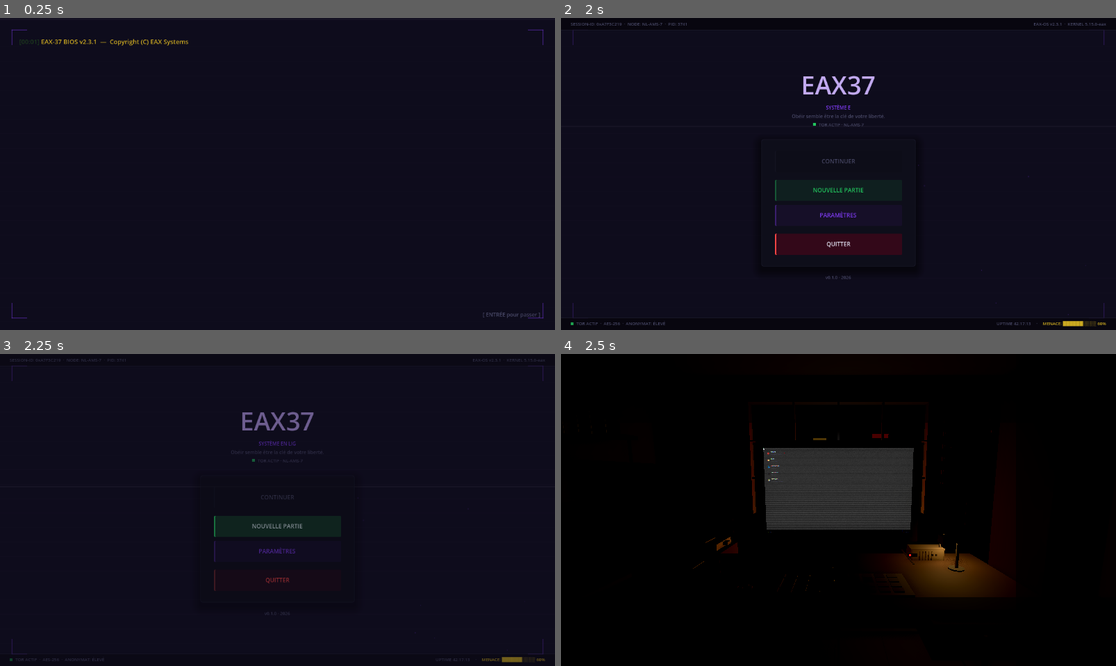
Above: before the commit, frames 1-4 (two rows, left to right).
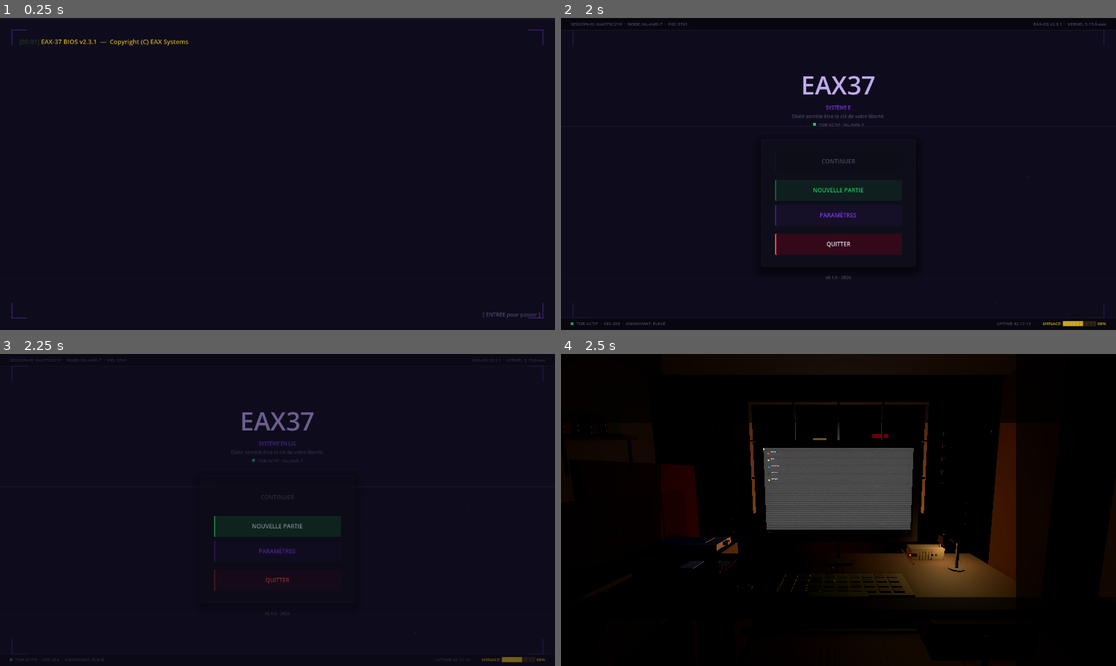
Above: after the commit, the same moments.

Repository: Nuzzload/eax37
Game: Godot game, scene res://ui/main_menu/MainMenu.tscn
Two runs of this game, one before a commit and one after it. Both use one fixed random seed, a clock stepped at 60 frames per second and the inputs below.
Inputs (mouse positions are in pixels of both pictures, inside the frame that each line leads up to):
- Up to frame 1 (0.25 s): no input
- Up to frame 2 (2 s): tap Enter at 0.5, 0.6 s; move the mouse to (960, 158) at 0.52 s; hold Up 0.53-1.25 s; click (960, 158) at 0.67 s; tap Space at 1.25 s; drag from (727, 189) to (810, 236) at 1.27 s
- Up to frame 3 (2.25 s): click "NOUVELLE PARTIE" at 2 s
- Up to frame 4 (2.5 s): no input

Frames 1-3 are identical in both runs. In frame 4, 14% of the frame differs, in the area x 18-82%, y 22-78%.

Commit message:
room cool

Diff:
--- a/room_scene.gd
+++ b/room_scene.gd
@@ -99,8 +99,8 @@
 
 	# Lumière ambiante quasiment nulle → contraste extrême
 	env.ambient_light_source = Environment.AMBIENT_SOURCE_COLOR
-	env.ambient_light_color  = Color(0.04, 0.04, 0.05)
-	env.ambient_light_energy = 0.4
+	env.ambient_light_color  = Color(0.08, 0.07, 0.06)
+	env.ambient_light_energy = 1.2
 
 	# ── Fog volumétrique ──────────────────────────────────────────────────────
 	env.volumetric_fog_enabled      = true
@@ -133,8 +133,8 @@
 	# ── SSAO agressif → coins très sombres ────────────────────────────────────
 	env.ssao_enabled   = true
 	env.ssao_radius    = 1.8
-	env.ssao_intensity = 3.5
-	env.ssao_power     = 1.5
+	env.ssao_intensity = 2.5
+	env.ssao_power     = 1.2
 
 	# ── SSIL ─────────────────────────────────────────────────────────────────
 	env.ssil_enabled   = true
@@ -143,9 +143,9 @@
 
 	# ── Correction colorimétrique ─────────────────────────────────────────────
 	env.adjustment_enabled    = true
-	env.adjustment_brightness = 0.80     # plus sombre
-	env.adjustment_contrast   = 1.35     # contraste dur
-	env.adjustment_saturation = 0.70     # très désaturé → look anxiogène
+	env.adjustment_brightness = 0.95     # légèrement relevé
+	env.adjustment_contrast   = 1.20     # contraste dur mais pas aveuglant
+	env.adjustment_saturation = 0.72     # désaturé → look anxiogène
 
 	var we := WorldEnvironment.new()
 	we.environment = env
@@ -636,13 +636,13 @@
 	# Entre les barreaux, depuis l'extérieur bas
 	street_lamp_light = _add_omni_light(
 		Vector3(WIN_X + 0.3, WIN_Y - WIN_H * 0.5 - 0.3, WIN_Z - 0.6),
-		COL_STREET_LAMP, 2.8, 5.5
+		COL_STREET_LAMP, 3.8, 6.5
 	)
 
 	# ── Lumière froide nuit (depuis la fenêtre, haut) ─────────────────────────
 	window_cold_light = _add_omni_light(
 		Vector3(WIN_X, WIN_Y + 0.3, WIN_Z + 0.2),
-		COL_NIGHT_COLD, 0.55, 3.5
+		COL_NIGHT_COLD, 0.9, 5.0
 	)
 
 	# ── Lampe de bureau (chaud, principale) ───────────────────────────────────
